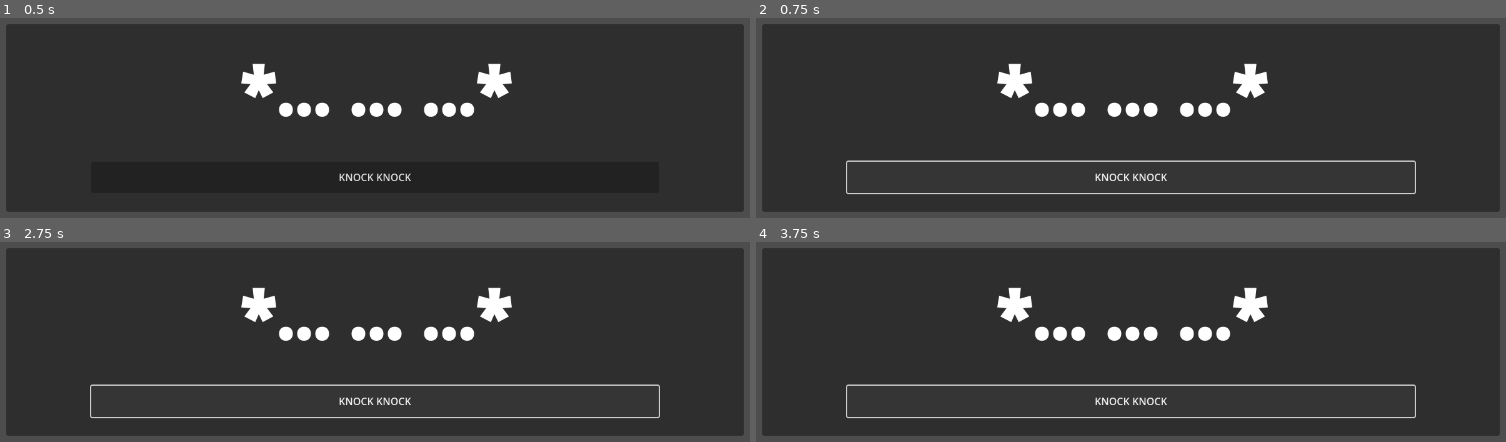
Above: before the commit, frames 1-4 (two rows, left to right).
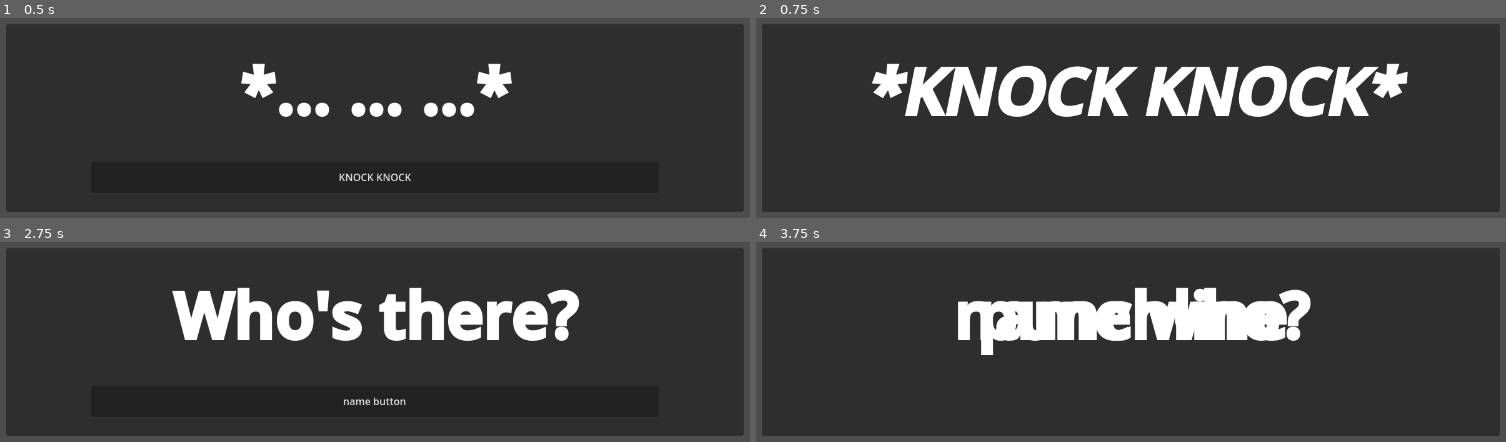
Above: after the commit, the same moments.

Repository: Graunder/ggj24
Game: Godot game, scene res://Assets/Scenes/dialog_box.tscn
Same seed, same stepped clock (60 frames per second), same inputs: the game is played once before the commit and once after it. This scene is started directly instead of the project's main scene.
Inputs (mouse positions are in pixels of both pictures, inside the frame that each line leads up to):
- Up to frame 1 (0.5 s): no input
- Up to frame 2 (0.75 s): click "KNOCK KNOCK" at 0.5 s
- Up to frame 3 (2.75 s): click (375, 402) at 1.25 s, where only the run before the commit has a clickable "KNOCK KNOCK"; click (375, 402) at 2 s, where only the run before the commit has a clickable "KNOCK KNOCK"
- Up to frame 4 (3.75 s): click "KNOCK KNOCK" (after the commit: "name button") at 2.75 s; click "KNOCK KNOCK" (after the commit: "line") at 3.5 s

Frame 1 is identical in both runs. In frame 2, 12% of the frame differs, in the area x 12-88%, y 22-88%; in frame 3, 9.1%; in frame 4, 9.7%.

Commit message:
edited project settings, broken dialog box

Diff:
--- a/Assets/Scenes/dialog_box.tscn
+++ b/Assets/Scenes/dialog_box.tscn
@@ -1,4 +1,6 @@
-[gd_scene format=3 uid="uid://c33ef5g4k58ra"]
+[gd_scene load_steps=2 format=3 uid="uid://c33ef5g4k58ra"]
+
+[ext_resource type="Script" path="res://Assets/Scripts/dialog_box.gd" id="1_gsobi"]
 
 [node name="Control" type="Control"]
 layout_mode = 3
@@ -7,6 +9,7 @@
 anchor_bottom = 1.0
 grow_horizontal = 2
 grow_vertical = 2
+script = ExtResource("1_gsobi")
 
 [node name="MarginContainer" type="MarginContainer" parent="."]
 custom_minimum_size = Vector2(1180, 300)
@@ -171,3 +174,27 @@
 size_flags_horizontal = 3
 text = "line
 "
+
+[node name="LineText" type="RichTextLabel" parent="MarginContainer/Panel"]
+visible = false
+custom_minimum_size = Vector2(900, 150)
+layout_mode = 1
+anchors_preset = 8
+anchor_left = 0.5
+anchor_top = 0.5
+anchor_right = 0.5
+anchor_bottom = 0.5
+offset_left = -450.0
+offset_top = -110.0
+offset_right = 450.0
+offset_bottom = 40.0
+grow_horizontal = 2
+grow_vertical = 2
+bbcode_enabled = true
+text = "[font_size={100}][center][b]punchline[/b][/center][/font_size]"
+fit_content = true
+scroll_active = false
+
+[connection signal="pressed" from="MarginContainer/Panel/KnockButton/Button2" to="." method="knock_knock"]
+[connection signal="pressed" from="MarginContainer/Panel/NameButton/Button2" to="." method="tell_name"]
+[connection signal="pressed" from="MarginContainer/Panel/Line/Button2" to="." method="show_punchline"]
--- /dev/null
+++ b/Assets/Scripts/dialog_box.gd
@@ -0,0 +1,40 @@
+extends Control
+
+@onready var start_text = $MarginContainer/Panel/StartText
+@onready var knock_button = $MarginContainer/Panel/KnockButton
+@onready var knock_text = $MarginContainer/Panel/KnockText
+@onready var answer_text = $MarginContainer/Panel/AnswerText
+@onready var name_button = $MarginContainer/Panel/NameButton
+@onready var name_answer_text = $MarginContainer/Panel/NameAnswerText
+@onready var line = $MarginContainer/Panel/Line
+@onready var line_text = $MarginContainer/Panel/LineText
+
+var main : Node
+
+func _ready():
+	main = get_tree().get_root().get_node("main")
+	knock_button.grab_focus()
+
+func knock_knock():
+	start_text.hide()
+	knock_button.hide()
+	knock_text.show()
+	await get_tree().create_timer(2.0).timeout
+	knock_text.hide()
+	answer_text.show()
+	name_button.show()
+	name_button.grab_focus()
+
+func tell_name():
+	answer_text.hide()
+	name_button.hide()
+	name_answer_text.show()
+	line.show()
+	line.grab_focus()
+
+func show_punchline():
+	line.hide()
+	line_text.show()
+	await get_tree().create_timer(2.0).timeout
+	main.reset_pause()
+	queue_free()
--- a/Assets/Scripts/door.gd
+++ b/Assets/Scripts/door.gd
@@ -1,12 +1,13 @@
 extends Node2D
 
 var main : Node
+var menu : Camera2D
 
 var dialog_instance
 
 func _ready():
 	main = get_tree().get_root().get_node("main")
-	print(main.name)
+	menu = get_tree().get_root().get_node("Menu")
 
 func _on_area_2d_body_entered(body):
 	if(body.get_name() == "Player"):
@@ -15,5 +16,5 @@
 		var dialog_box_resource := load(dialog_box_path)
 		if(dialog_box_resource):
 			dialog_instance = dialog_box_resource.instantiate()
-			add_child(dialog_instance)
+			menu.add_child(dialog_instance)
 		#queue_free()
--- a/project.godot
+++ b/project.godot
@@ -78,22 +78,22 @@
 ]
 }
 look_up={
-"deadzone": 0.2,
+"deadzone": 0.0,
 "events": [Object(InputEventJoypadMotion,"resource_local_to_scene":false,"resource_name":"","device":-1,"axis":3,"axis_value":-1.0,"script":null)
 ]
 }
 look_down={
-"deadzone": 0.2,
+"deadzone": 0.0,
 "events": [Object(InputEventJoypadMotion,"resource_local_to_scene":false,"resource_name":"","device":-1,"axis":3,"axis_value":1.0,"script":null)
 ]
 }
 look_left={
-"deadzone": 0.2,
+"deadzone": 0.0,
 "events": [Object(InputEventJoypadMotion,"resource_local_to_scene":false,"resource_name":"","device":-1,"axis":2,"axis_value":-1.0,"script":null)
 ]
 }
 look_right={
-"deadzone": 0.2,
+"deadzone": 0.0,
 "events": [Object(InputEventJoypadMotion,"resource_local_to_scene":false,"resource_name":"","device":-1,"axis":2,"axis_value":1.0,"script":null)
 ]
 }
